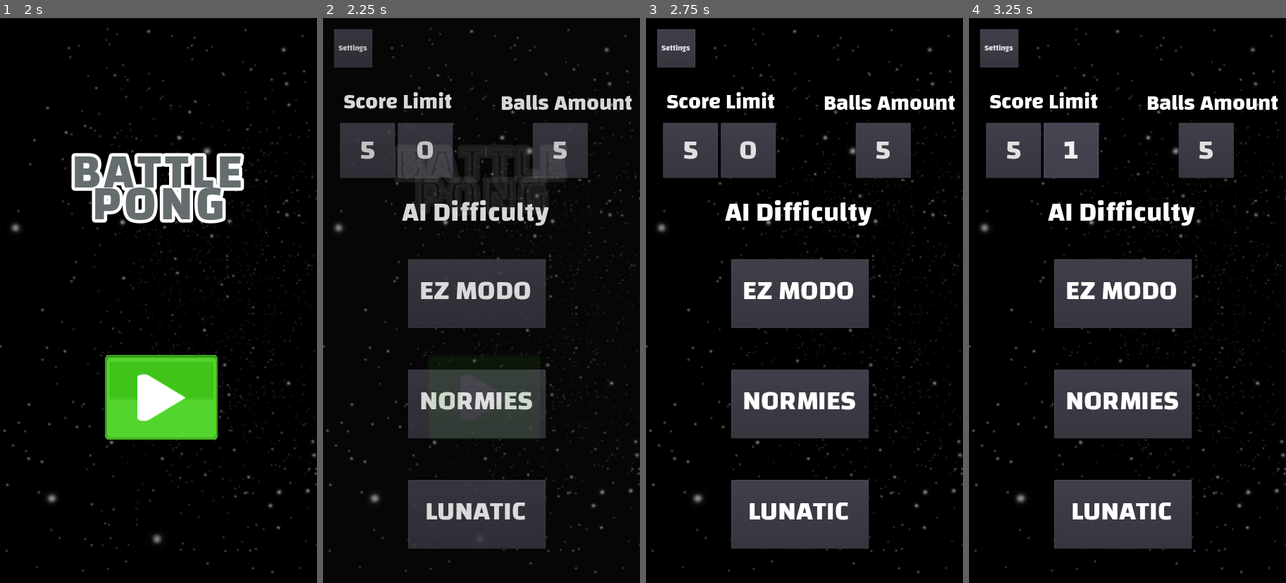
Above: before the commit, frames 1-4 (left to right).
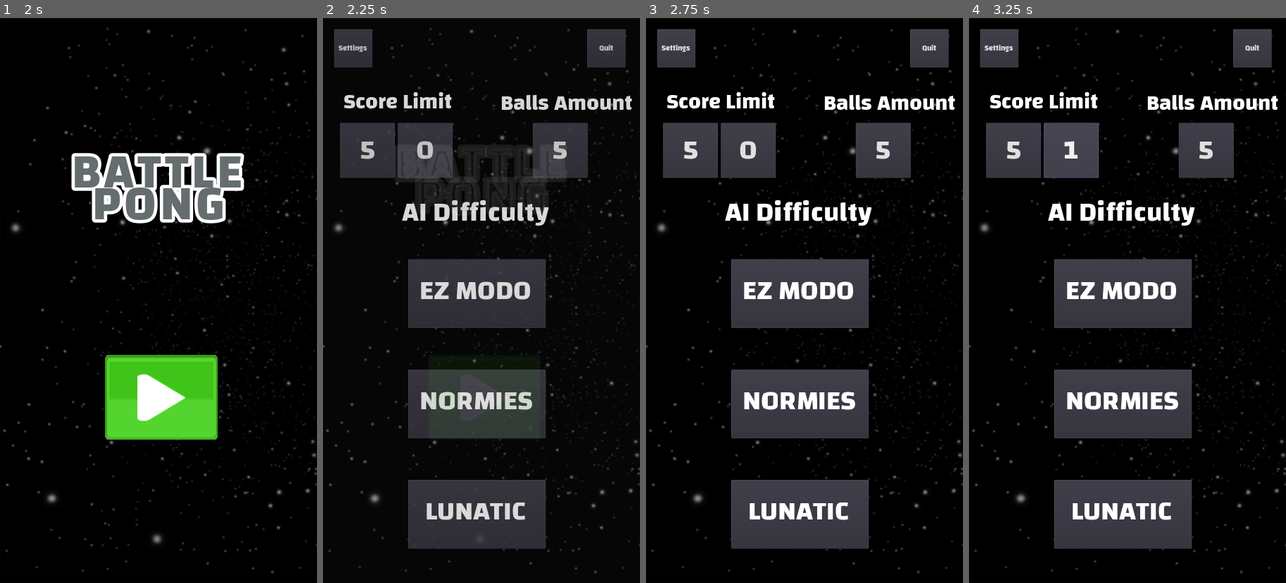
Above: after the commit, the same moments.

Repository: GemoGame/godot-battle-pong
Game: Godot game, scene res://Scenes/menu.tscn
Same seed, same stepped clock (60 frames per second), same inputs: the game is played once before the commit and once after it. Sound files missing from this copy of the repository are replaced by a short silence.
Inputs (mouse positions are in pixels of both pictures, inside the frame that each line leads up to):
- Up to frame 1 (2 s): move the mouse to (228, 272) at 0.52 s; hold Right (ui_right) 0.53-1.28 s; move the mouse to (95, 328) at 1.27 s; hold Left (ui_left) from 1.28 s (still down)
- Up to frame 2 (2.25 s): release Left (ui_left) at 2 s; click (484, 396) at 2 s
- Up to frame 3 (2.75 s): no input
- Up to frame 4 (3.25 s): click "0" at 2.75 s

Frame 1 is identical in both runs. In frame 2, 0.8% of the frame differs, in the area x 83-96%, y 2-9%; in frame 3, 0.8%; in frame 4, 0.8%.

Commit message:
Add exit button

Diff:
--- a/Scenes/Panel/difficulty_panel.tscn
+++ b/Scenes/Panel/difficulty_panel.tscn
@@ -68,6 +68,10 @@
 	emit_signal(\"to_settings\")
 
 
+func _on_QuitButton_pressed():
+	get_tree().quit()
+
+
 func _on_TotalBallButton_pressed():
 	var balls = int($TotalBallButton.get_text())
 	if balls < 9:
@@ -75,7 +79,8 @@
 	else:
 		balls = 1
 	$TotalBallButton.set_text(str(balls))
-	Game.set_ball_amounts(balls)"
+	Game.set_ball_amounts(balls)
+"
 
 [sub_resource type="DynamicFont" id=2]
 size = 40
@@ -93,7 +98,7 @@
 size = 15
 font_data = ExtResource( 2 )
 
-[node name="DifficultyPanel" instance=ExtResource( 1 )]
+[node name="DifficultyPanel" index="0" instance=ExtResource( 1 )]
 script = SubResource( 1 )
 
 [node name="Label2" type="Label" parent="." index="2"]
@@ -228,8 +233,19 @@
 margin_right = 90.0
 margin_bottom = 90.0
 rect_min_size = Vector2( 70, 70 )
+rect_pivot_offset = Vector2( -780, 300 )
 custom_fonts/font = SubResource( 5 )
 text = "Settings"
+
+[node name="QuitButton" type="Button" parent="." index="9"]
+margin_left = 480.0
+margin_top = 20.0
+margin_right = 550.0
+margin_bottom = 90.0
+rect_min_size = Vector2( 70, 70 )
+rect_pivot_offset = Vector2( -780, 300 )
+custom_fonts/font = SubResource( 5 )
+text = "Quit"
 [connection signal="pressed" from="HBoxContainer/LimitX" to="." method="_on_LimitX_pressed"]
 [connection signal="pressed" from="HBoxContainer/LimitY" to="." method="_on_LimitY_pressed"]
 [connection signal="pressed" from="TotalBallButton" to="." method="_on_TotalBallButton_pressed"]
@@ -237,3 +253,4 @@
 [connection signal="pressed" from="VBoxContainer/Normal" to="." method="_on_Normal_pressed"]
 [connection signal="pressed" from="VBoxContainer/Hard" to="." method="_on_Hard_pressed"]
 [connection signal="pressed" from="SettingsButton" to="." method="_on_SettingsButton_pressed"]
+[connection signal="pressed" from="QuitButton" to="." method="_on_QuitButton_pressed"]
Not shown, changed: export_presets.cfg
Not shown, changed: .gitignore
